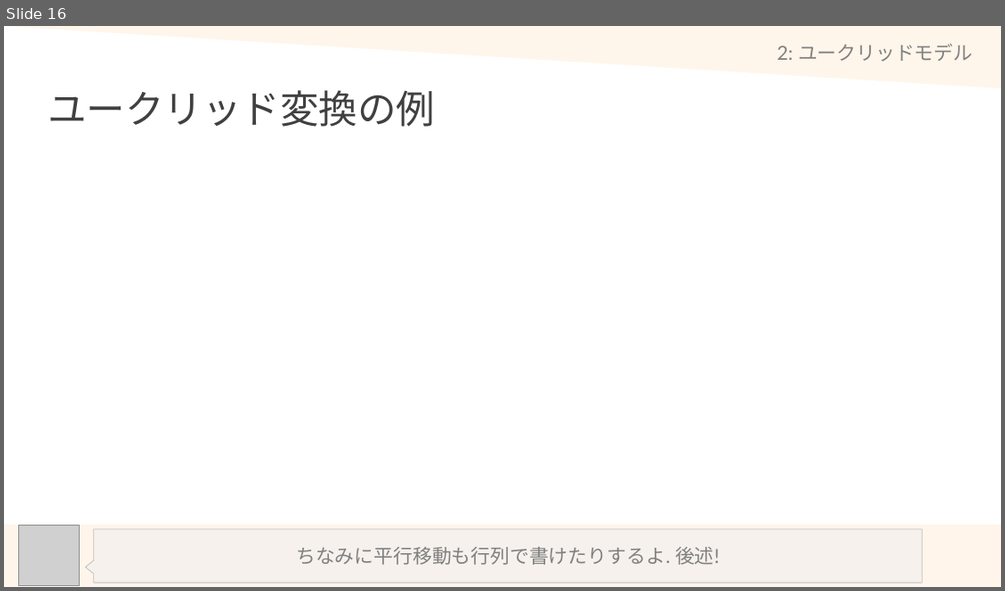
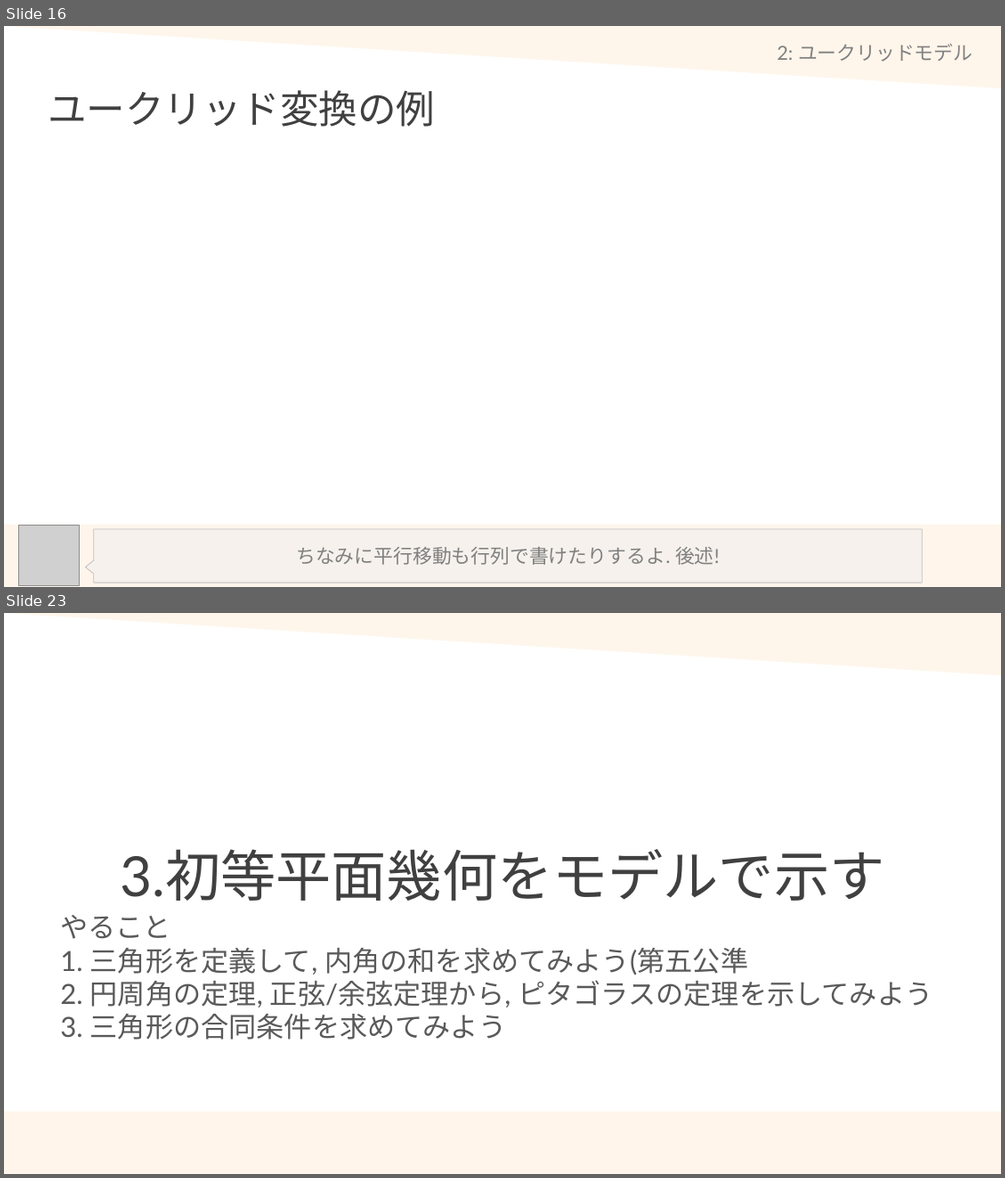
Before and after one commit to math-er/hyperbolic-space, a slide deck: Section2(上半平面とポアンカレ計量)/1-EuclidSpace.pptx. Shown one above the other, each under a label of ours: slide 16 before the commit, slides 16 and 23 after it; the slides between them are not shown. The pictures are 1005x591 and 1005x1178 pixels, drawn with LibreOffice and Linux fonts; fonts in the diff are those of the drawing; grey boxes stand for pictures. Boxes give left, top, right and bottom in pixels: in the first picture for what was removed or moved away, otherwise in the second. Text is boxed around its words. In the diff, an @@ line names an element or a change of style, - is before the commit and + after.

```diff
--- a/Section2(上半平面とポアンカレ計量)/1-EuclidSpace.pptx
+++ b/Section2(上半平面とポアンカレ計量)/1-EuclidSpace.pptx
@@ slide 23 added at (4,613,1001,1174), background #FFFFFF @@
@@ triangle added at (5,613,1001,675), fill #FFF4E7 at 80% opacity @@
@@ title added at (121,849,885,900), 40 pt, text #404040 @@
+3.初等平面幾何をモデルで示す
@@ subtitle added at (60,915,932,1039), 20 pt, text #595959 @@
+やること
+1. 三角形を定義して, 内角の和を求めてみよう(第五公準
+2. 円周角の定理, 正弦/余弦定理から, ピタゴラスの定理を示してみよう
+3. 三角形の合同条件を求めてみよう
@@ rectangle added at (4,1111,1001,1174), fill #FFF5EB @@
```
Also in this commit, not shown: 12 slides changed, 6 other slides added, 1 slide removed.
